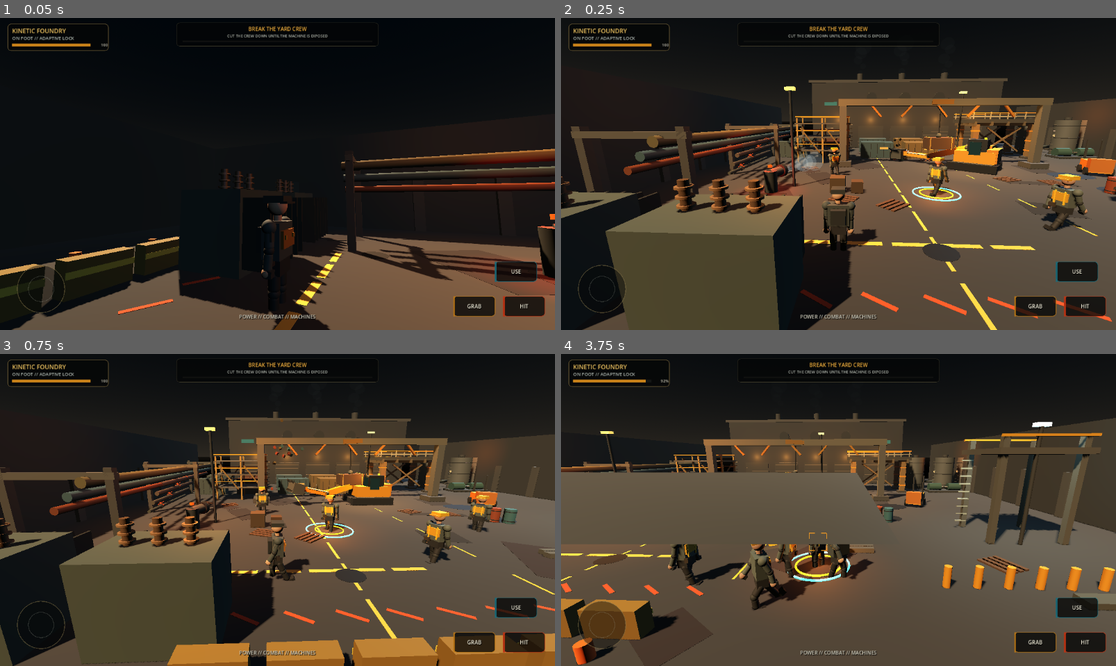
Above: before the commit, frames 1-4 (two rows, left to right).
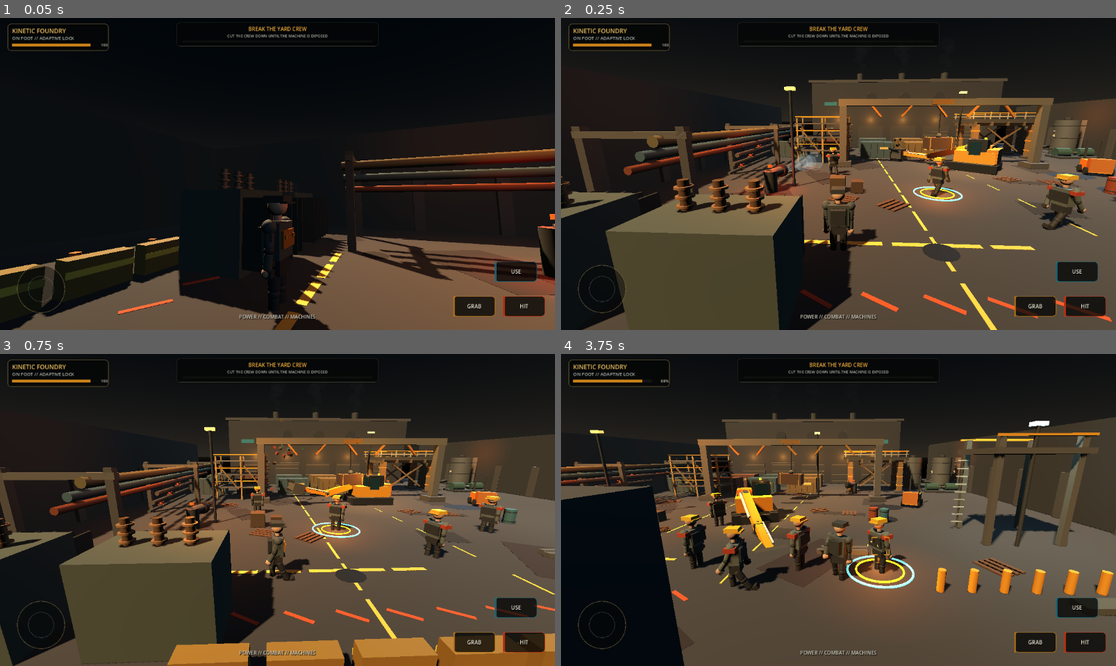
Above: after the commit, the same moments.

Repository: IssisX/IssisX
Game: Godot game, scene res://Main.tscn
Same seed, same stepped clock (60 frames per second), same inputs: the game is played once before the commit and once after it.
Inputs (mouse positions are in pixels of both pictures, inside the frame that each line leads up to):
- Up to frame 1 (0.05 s): no input
- Up to frame 2 (0.25 s): no input
- Up to frame 3 (0.75 s): move the mouse to (399, 494) at 0.52 s; hold D from 0.53 s (still down); hold E from 0.53 s (still down); click (399, 494) at 0.67 s
- Up to frame 4 (3.75 s): release D at 1.25 s; release E at 1.25 s; drag from (727, 525) to (810, 572) at 1.27 s; move the mouse to (894, 441) at 2.02 s; hold D 2.03-2.75 s; hold K 2.03-2.75 s; drag from (810, 572) to (672, 463) at 2.77 s; move the mouse to (1005, 556) at 3.52 s; hold A from 3.53 s (still down); hold J from 3.53 s (still down)

Frame 1 is identical in both runs. In frame 2, 1.0% of the frame differs, in the area x 47-100%, y 41-69%; in frame 3, 1.6%; in frame 4, 29%, in the area x 0-100%, y 8-100%.

Commit message:
Register player death checkpoint authority

Diff:
--- a/kinetic-foundry/project.godot
+++ b/kinetic-foundry/project.godot
@@ -13,6 +13,7 @@
 AmbientActivity="*res://scripts/ambient_activity.gd"
 Progression="*res://scripts/progression.gd"
 ObjectiveMarker="*res://scripts/objective_marker.gd"
+DeathDirector="*res://scripts/death_director.gd"
 
 [display/window]
 size/viewport_width=1920
